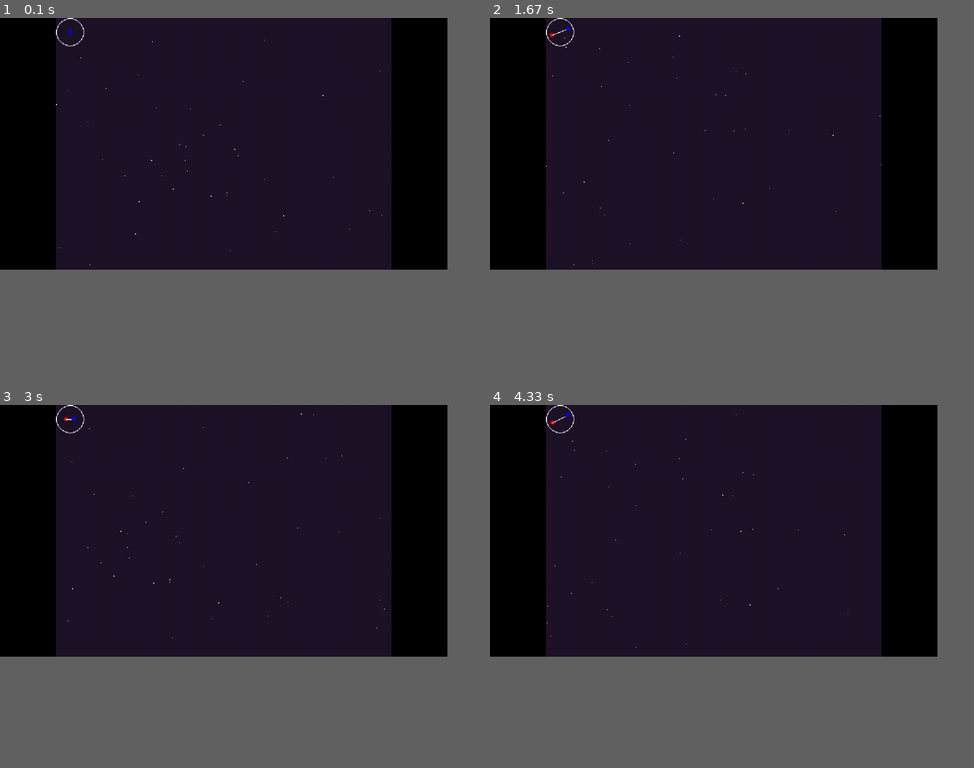
Above: before the commit, frames 1-4 (two rows, left to right).
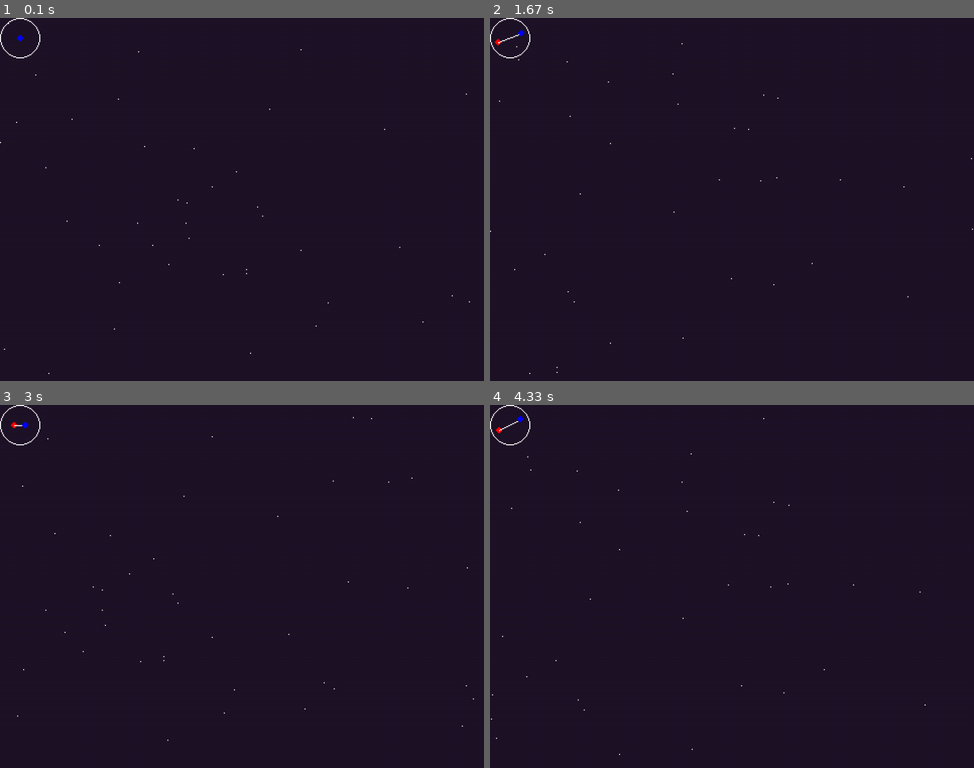
Above: after the commit, the same moments.

Repository: milktheinternet/pygameSummerJam2024
Game: pygame game, started from game.py
Same seed, same stepped clock (60 frames per second), same inputs: the game is played once before the commit and once after it.
Inputs (mouse positions are in pixels of both pictures, inside the frame that each line leads up to):
- Up to frame 1 (0.1 s): no input
- Up to frame 2 (1.67 s): hold D 0.33-0.8 s; move the mouse to (712, 214) at 0.37 s; click (886, 188) at 0.88 s; hold W 1.17-1.47 s; hold D from 1.5 s (still down)
- Up to frame 3 (3 s): release D at 1.97 s; hold A 2-2.53 s; hold S 2.57-2.87 s; hold A from 2.9 s (still down)
- Up to frame 4 (4.33 s): release A at 3.3 s; hold W 3.33-3.7 s; hold D from 3.73 s (still down)
The window is 832x468 before the commit and 900x675 after it. Grey fills any space a smaller window leaves; there, only what the larger window draws over its background counts as a difference.

The runs differ from the first frame. In frame 1, 16% of the frame differs, in the area x 0-98%, y 0-99%; in frame 2, 16%; in frame 3, 16%, in the area x 0-98%, y 0-93%; in frame 4, 16%.

Commit message:
Added planet namer, planet travel

Diff:
--- a/game.py
+++ b/game.py
@@ -4,62 +4,7 @@
 
 from gamemath import *
 from gamedisplay import Display
-from gamecard import Card
-
-class Star(Vector):
-    def __init__(self):
-        super().__init__()
-        self.rendered_at = Vector()
-
-        self.MODE_NORMAL, self.MODE_HOVER, self.MODE_SELECT, self.MODE_ACTIVE, self.MODE_ZOOM_IN, self.MODE_ZOOM_OUT = \
-            'normal hover select active zoom-in zoom-out'.split()
-        self.mode = self.MODE_NORMAL
-
-        self.card = None
-
-        self.zoom_anim_time = 0
-        self.zoom_anim_duration = 0
-
-    def random(self):
-        self.x, self.y = (super().random() * tau).tuple
-        return self
-
-    def update(self, game):
-        dv = game.mouse - self.rendered_at
-        if self.mode in (self.MODE_NORMAL, self.MODE_HOVER):
-            if abs(dv.x) < 5 and abs(dv.y) < 5:
-                if game.click_inst:
-                    self.mode = self.MODE_SELECT
-                    game.selected_star = self
-                    game.click_inst = False
-                else:
-                    self.mode = self.MODE_HOVER
-            else:
-                self.mode = self.MODE_NORMAL
-
-    def draw(self, game):
-        cam, dis, srf = game.camera, game.dis, game.srf
-        pos = to_screen(self + cam, dis)
-        if not pos:
-            return
-        self.rendered_at = pos
-        x, y = round(pos).tuple
-        if 0 <= x < dis.res.x and 0 <= y < dis.res.y:
-            if self.mode == self.MODE_SELECT:
-                if not self.card:
-                    self.card = Card(game, self)
-                self.card.draw(game)
-                pg.draw.circle(srf, (255,0,0), (x, y), 2)
-            elif self.mode == self.MODE_NORMAL:
-                color = (255, 255, 255)
-                srf.set_at((x, y), color)
-            elif self.mode == self.MODE_HOVER:
-                pg.draw.circle(srf, (255, 255, 255), (x, y), 5, 1)
-                srf.set_at((x, y), (255, 0, 0))
-            elif self.mode == self.MODE_ACTIVE:
-                srf.blit(self.card.planet)
-
-
+from gamestar import Star
 
 class Game:
     def __init__(self, nstars=1000, winres=Vector(500*16//9, 500), res=Vector(480, 360)):
@@ -67,14 +12,14 @@
         self.srf = self.dis.srf
         self.active = True
 
+        self.click_inst = False
+
         self.stars = []
 
         for i in range(nstars):
             star = Star()
             star.random()
             self.stars.append(star)
-
-        self.selected_star = self.stars[-1]
         self.after_render = []
 
         self.camera = Vector()
@@ -86,6 +31,7 @@
         self.mouse = Vector(-100, -100)
 
     def update(self):
+
         self.click_inst = False
         for event in pg.event.get():
             if event.type == pg.KEYDOWN:
@@ -107,7 +53,6 @@
                 if event.key == pg.K_d:
                     self.right = False
             elif event.type == pg.MOUSEBUTTONDOWN:
-                self.selected_star.mode = self.selected_star.MODE_NORMAL
                 self.click_inst = True
             elif event.type == pg.QUIT:
                 self.active = False
@@ -169,6 +114,6 @@
             self.render()
 
 if __name__ == "__main__":
-    demo = Game()
+    demo = Game(winres=Vector(480*2, 360*2))
     demo.start()
     pg.display.quit()
--- a/gamecard.py
+++ b/gamecard.py
@@ -2,31 +2,46 @@
 from random import random, randint, choice
 from gamemath import Vector
 from planet_img_gen import gen_planet
+from planet_namer import name_planet
 import math
 
-font = pg.font.Font("assets/joystix monospace.otf", 10)
+font = pg.font.Font("assets/font.ttf", 12)
 
 def percent(n: float):
     return f'{round(n*100)}%'
 
 class Card:
-    def __init__(self, game, star):
+    def __init__(self, game, star, bg=(20,20,20)):
         self.star = star
+        self.bg = bg
 
-        self.name = "Earth"
+        self.margin = 3
         self.wet = random()
         self.temp = random()
+        self.wet = self.wet ** 1.1
         self.wet = self.wet * 0.5 + self.wet * math.sin(self.temp*math.pi) * 0.5
+
+        self.name = name_planet(self.wet, self.temp)
 
         w = 150
         self.size = Vector(w, w*16//9)
         self.srf = pg.Surface(self.size.tuple)
+        self.srf.fill(self.bg)
 
-        self.planet = gen_planet(game, Vector([self.size.x]*2), star, self.wet, self.temp)
-        self.srf.blit(self.planet, (0,0))
+        self.planet = gen_planet(game, Vector([self.size.x-self.margin*2]*2), star, self.wet, self.temp)
+        self.srf.blit(self.planet, (self.margin, self.margin))
 
         self.text = f'NAME:{self.name}\nWET:{percent(self.wet)}\nTEMP:{percent(self.temp)}'
-        print(self.text)
+        self.render_text()
+
+    def render_text(self):
+        text_srfs = []
+        for line in self.text.split('\n'):
+            text_srfs.append(font.render(line, False, (255,255,255)))
+        x, y = self.margin, self.size.x
+        for srf in text_srfs:
+            self.srf.blit(srf, (x,y))
+            y += srf.get_height()
 
     def draw(self, game):
         game.after_render.append(lambda: game.srf.blit(self.srf, (game.dis.res.x - self.size.x, 0)))
--- a/gameloading.py
+++ b/gameloading.py
@@ -1,7 +1,7 @@
 import pygame as pg
 from gamemath import Vector
 
-font = pg.font.Font("assets/joystix monospace.otf", 10)
+font = pg.font.Font("assets/font.ttf", 12)
 
 def show_progress(p, dis, msg="Loading..."):
     bg = (0,0,0)
@@ -14,7 +14,7 @@
     bar_pos = pos + Vector(margin, size.y - bar_size.y - margin)
     pg.draw.rect(dis.srf, bar_color, (bar_pos.x, bar_pos.y, bar_size.x, bar_size.y))
 
-    msgsrf = font.render(msg, True, (255,255,255), (0,0,0))
+    msgsrf = font.render(msg, False, (255,255,255), (0,0,0))
     dis.srf.blit(msgsrf, (bar_pos.x, bar_pos.y - msgsrf.get_height()))
 
     dis.update()
--- /dev/null
+++ b/gamestar.py
@@ -0,0 +1,96 @@
+from gamemath import *
+from gamecard import Card
+import pygame as pg
+
+
+class Star(Vector):
+    def __init__(self):
+        super().__init__()
+        self.rendered_at = Vector()
+
+        self.MODE_NORMAL, self.MODE_HOVER, self.MODE_SELECT, self.MODE_ACTIVE, self.MODE_ZOOM_IN, self.MODE_ZOOM_OUT = \
+            'normal hover select active zoom-in zoom-out'.split()
+        self.mode = self.MODE_NORMAL
+
+        self.card = None
+
+        self.zoom_anim_time = 0
+        self.zoom_anim_duration = 1000
+
+        self.diameter = 50
+        self.zoom_diameter = self.diameter
+
+    def random(self):
+        self.x, self.y = (super().random() * tau).tuple
+        return self
+
+    def deselect(self):
+        if self.mode in (self.MODE_ACTIVE, self.MODE_ZOOM_IN):
+            self.mode = self.MODE_ZOOM_OUT
+            self.zoom_anim_time = 1
+        elif self.mode != self.MODE_ZOOM_OUT:
+            self.mode = self.MODE_NORMAL
+
+    def update(self, game):
+        dv = game.mouse - self.rendered_at
+        mouse_over = abs(dv.x) < 5 and abs(dv.y) < 5
+        if self.mode == self.MODE_SELECT:
+            if mouse_over and game.click_inst:
+                for star in game.stars:
+                    star.deselect()
+                self.mode = self.MODE_ZOOM_IN
+                self.zoom_anim_time = 1
+                game.selected_star = self
+                game.click_inst = False
+        elif self.mode in (self.MODE_NORMAL, self.MODE_HOVER):
+            if mouse_over:
+                if game.click_inst:
+                    for star in game.stars:
+                        star.deselect()
+                    self.mode = self.MODE_SELECT
+                    game.click_inst = False
+                else:
+                    self.mode = self.MODE_HOVER
+            else:
+                self.mode = self.MODE_NORMAL
+
+        if self.zoom_anim_time:
+            p = min(self.zoom_anim_time / self.zoom_anim_duration, 1)
+            if self.mode == self.MODE_ZOOM_IN:
+                self.zoom_diameter = self.diameter * p
+            elif self.mode == self.MODE_ZOOM_OUT:
+                self.zoom_diameter = max(self.diameter * (1-p), 1)
+            self.zoom_diameter = round(self.zoom_diameter)
+            self.zoom_anim_time += game.delta
+            if p >= 1:
+                if self.mode == self.MODE_ZOOM_IN:
+                    self.mode = self.MODE_ACTIVE
+                else:
+                    self.mode = self.MODE_NORMAL
+                self.zoom_anim_time = 0
+
+    def draw(self, game):
+        cam, dis, srf = game.camera, game.dis, game.srf
+        pos = to_screen(self + cam, dis)
+        if not pos:
+            return
+        self.rendered_at = pos
+        x, y = round(pos).tuple
+        if 0 <= x < dis.res.x and 0 <= y < dis.res.y:
+            if self.mode == self.MODE_SELECT:
+                if not self.card:
+                    def fun():self.card = Card(game, self)
+                    game.after_render.append(fun)
+                else:
+                    self.card.draw(game)
+                pg.draw.circle(srf, (255, 0, 0), (x, y), 2)
+            elif self.mode == self.MODE_NORMAL:
+                color = (255, 255, 0) if self.card else (255, 255, 255)
+                srf.set_at((x, y), color)
+            elif self.mode == self.MODE_HOVER:
+                pg.draw.circle(srf, (255, 255, 255), (x, y), 5, 1)
+                srf.set_at((x, y), (255, 0, 0))
+            elif self.mode in (self.MODE_ACTIVE, self.MODE_ZOOM_IN, self.MODE_ZOOM_OUT):
+                w, h = [self.zoom_diameter if self.mode!=self.MODE_ACTIVE else self.diameter]*2
+                game.after_render.append(
+                    lambda: srf.blit(pg.transform.smoothscale(self.card.planet, (w, h)), (x - w//2, y - h//2)))
--- a/planet_img_gen.py
+++ b/planet_img_gen.py
@@ -48,7 +48,7 @@
         for i in range(steps)
     ]
 
-COLD = (200, 150, 255)
+COLD = (150, 150, 255)
 LUSH = (50, 220, 75)
 HOT = (255, 127, 0)
 LAND = interpolate_color(COLD, LUSH) + interpolate_color(LUSH, HOT)
@@ -58,7 +58,7 @@
     return list_[int((len(list_)-1)*idx)]
 
 
-def gen_planet(game, size: Vector, star, wet=1.0, temperature=0.5):
+def gen_planet(game, size: Vector, star, wet, temperature):
     srf = pg.Surface(size.tuple, pg.SRCALPHA)
     water = (0, 0, 255)
     land = list_float_idx(LAND, temperature)
--- /dev/null
+++ b/planet_namer.py
@@ -0,0 +1,41 @@
+from random import choice, random
+TEMP_PRE = "Glaci Frigi Medi Calori Incendi"\
+    .replace('-','').split()
+WET_POST = "aris siccus humus aquosus marinus"\
+    .replace('-','').split()
+
+TEMP_POST = "glacus frigis medis caloris scendis"\
+    .replace('-','').split()
+WET_PRE = "Ari Sicci Humi Aqua Marina"\
+    .replace('-','').split()
+USED_NAMES = []
+
+
+def list_float_idx(list_: list, idx: float):
+    return list_[int((len(list_))*idx)]
+
+
+def name_planet(wet, temp):
+    global USED_NAMES
+    # wet is a humidity value between 0.0 and 1.0
+    # temp is a temperature value
+    if random() > 0.5:
+        name = list_float_idx(TEMP_PRE, temp) \
+            + ("" if True else choice(MID)) \
+            + list_float_idx(WET_POST, wet)
+    else:
+        name = list_float_idx(WET_PRE, wet) \
+            + ("" if True else choice(MID)) \
+            + list_float_idx(TEMP_POST, temp)
+    while name in USED_NAMES:
+        name += 'I'
+        for target, replacement in (("IIII",  "IV"),
+                                    ("IVI",   "V"),
+                                    ("VIIII", "IX"),
+                                    ("IXI",   "X")):
+            replaced = name.replace(target, replacement)
+            if replaced != name:
+                name = replaced
+                break
+    USED_NAMES.append(name)
+    return name
Binary file added: assets/font.ttf
Binary file removed: assets/joystix monospace.otf
